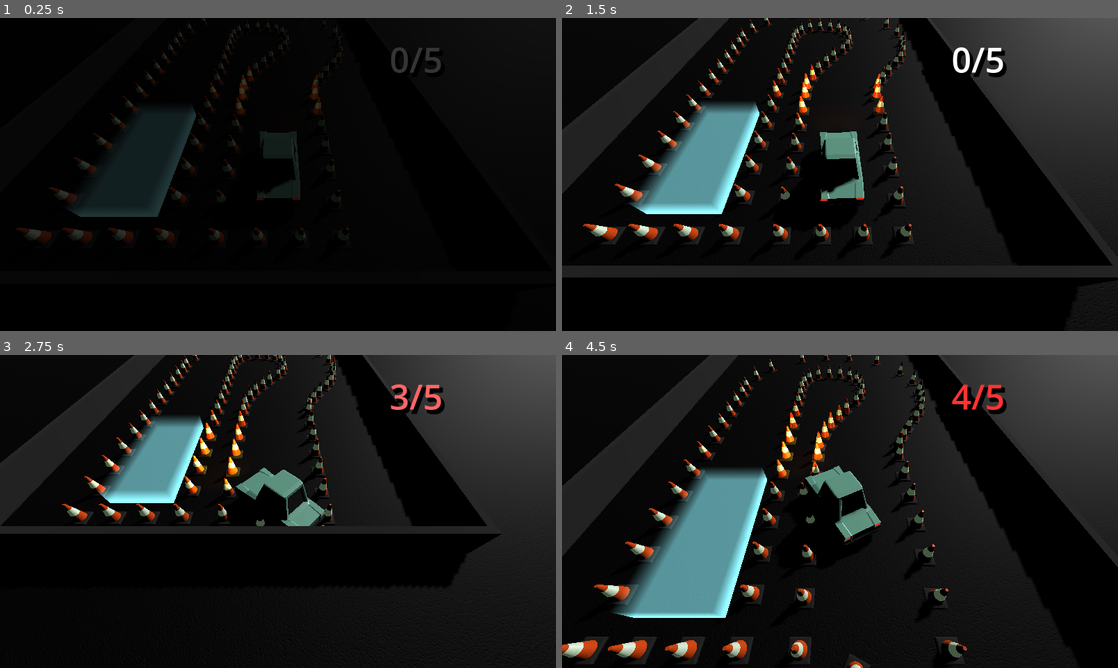
Above: before the commit, frames 1-4 (two rows, left to right).
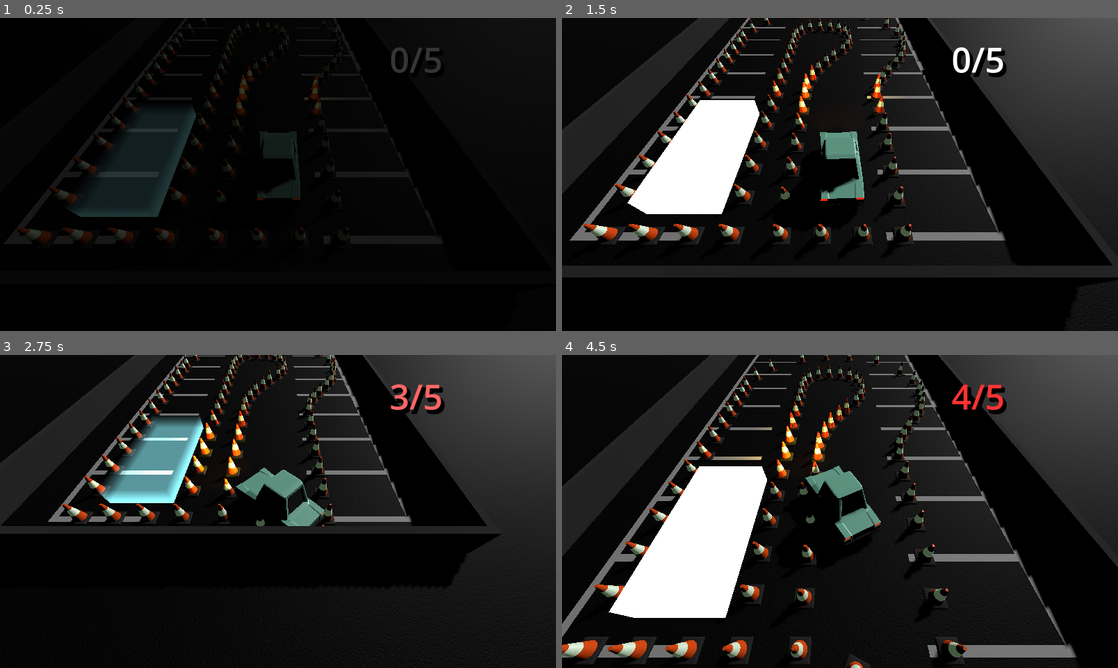
Above: after the commit, the same moments.

Repository: TomMurray/ValetV2
Game: Godot game, scene res://scenes/levels/test.tscn
The game is run twice, just before and just after one commit, with the same random seed, the same clock (stepped at 60 frames per second) and the same inputs.
Inputs:
- Up to frame 1 (0.25 s): no input
- Up to frame 2 (1.5 s): hold Right (steer_right) 0.53-1.28 s; tap Enter at 1.25 s; hold Down (brake_reverse) from 1.28 s (still down)
- Up to frame 3 (2.75 s): release Down (brake_reverse) at 2.03 s; hold Right (steer_right) from 2.03 s (still down)
- Up to frame 4 (4.5 s): release Right (steer_right) at 2.78 s; hold Up (accelerate) 2.78-3.53 s; hold Left (steer_left) from 3.53 s (still down)

The runs differ from the first frame. In frame 1, less than 0.1% of the frame differs, in the area x 54-62%, y 25-27%; in frame 2, 7.9%; in frame 3, 1.9%; in frame 4, 12%, in the area x 0-93%, y 0-97%.

Commit message:
Use the newly discovered instance uniform modifier for road paint shader - solves all my problems there

Diff:
--- a/scenes/levels/level1.tscn
+++ b/scenes/levels/level1.tscn
@@ -1,9 +1,24 @@
-[gd_scene load_steps=8 format=3 uid="uid://c1ss72v31rhec"]
+[gd_scene load_steps=12 format=3 uid="uid://c1ss72v31rhec"]
 
 [ext_resource type="Material" uid="uid://dewqjyhx6l3lt" path="res://assets/textures/tarmac.tres" id="1_2j7rx"]
 [ext_resource type="PackedScene" uid="uid://ba6xyqiidsic4" path="res://scenes/picocar.tscn" id="1_efre1"]
 [ext_resource type="Script" path="res://scripts/props/lookat_camera.gd" id="1_fev4h"]
 [ext_resource type="Script" path="res://scripts/follow.gd" id="1_tdgni"]
+[ext_resource type="PackedScene" uid="uid://bg30bqbscr1ox" path="res://scenes/road_paint_cuboid.tscn" id="5_82wqr"]
+
+[sub_resource type="ProceduralSkyMaterial" id="ProceduralSkyMaterial_odfnc"]
+sky_curve = 0.252269
+ground_bottom_color = Color(0.466667, 0.576471, 0.866667, 1)
+ground_curve = 0.101965
+
+[sub_resource type="Sky" id="Sky_oeblg"]
+sky_material = SubResource("ProceduralSkyMaterial_odfnc")
+
+[sub_resource type="Environment" id="Environment_h20ge"]
+background_mode = 2
+sky = SubResource("Sky_oeblg")
+volumetric_fog_enabled = true
+volumetric_fog_density = 0.0285
 
 [sub_resource type="BoxMesh" id="BoxMesh_65fdj"]
 material = ExtResource("1_2j7rx")
@@ -20,13 +35,16 @@
 
 [node name="Node3D" type="Node3D"]
 
+[node name="WorldEnvironment" type="WorldEnvironment" parent="."]
+environment = SubResource("Environment_h20ge")
+
 [node name="Node3D" type="Node3D" parent="." node_paths=PackedStringArray("target")]
 transform = Transform3D(1, 0, 0, 0, 1, 0, 0, 0, 1, 0, 0.5, 0)
 script = ExtResource("1_tdgni")
 target = NodePath("../picocar")
 
 [node name="Camera3D" type="Camera3D" parent="Node3D" node_paths=PackedStringArray("target")]
-transform = Transform3D(-1, 5.85065e-08, -6.49595e-08, 0, 0.74305, 0.669236, 8.74228e-08, 0.669236, -0.74305, 0, 3.31123, -3.67644)
+transform = Transform3D(0.822878, -0.204398, 0.530182, 0, 0.933061, 0.359718, -0.568218, -0.296004, 0.767795, 3.48465, 2.36427, 5.04638)
 script = ExtResource("1_fev4h")
 target = NodePath("../../picocar")
 
@@ -40,9 +58,55 @@
 [node name="ground" type="MeshInstance3D" parent="."]
 mesh = SubResource("PlaneMesh_2fxmj")
 
+[node name="lines" type="Node3D" parent="ground"]
+transform = Transform3D(1, 0, 0, 0, 1, 0, 0, 0, 1, -2.29237, 0.5, -4.23538)
+
+[node name="road_line" parent="ground/lines" instance=ExtResource("5_82wqr")]
+transform = Transform3D(-7.86805e-07, 0, 0.2, 0, 0.005, 0, -18, 0, -8.74228e-09, -4, 0, 7)
+skeleton = NodePath("../../..")
+
+[node name="road_line1" parent="ground/lines" instance=ExtResource("5_82wqr")]
+transform = Transform3D(3, 0, 0, 0, 0.005, 0, 0, 0, 0.2, -2.6, 0, 16)
+skeleton = NodePath("../../..")
+
+[node name="road_line2" parent="ground/lines" instance=ExtResource("5_82wqr")]
+transform = Transform3D(3, 0, 0, 0, 0.005, 0, 0, 0, 0.2, -2.6, 0, 14)
+skeleton = NodePath("../../..")
+
+[node name="road_line3" parent="ground/lines" instance=ExtResource("5_82wqr")]
+transform = Transform3D(3, 0, 0, 0, 0.005, 0, 0, 0, 0.2, -2.6, 0, 12)
+skeleton = NodePath("../../..")
+
+[node name="road_line4" parent="ground/lines" instance=ExtResource("5_82wqr")]
+transform = Transform3D(3, 0, 0, 0, 0.005, 0, 0, 0, 0.2, -2.6, 0, 10)
+skeleton = NodePath("../../..")
+
+[node name="road_line5" parent="ground/lines" instance=ExtResource("5_82wqr")]
+transform = Transform3D(3, 0, 0, 0, 0.005, 0, 0, 0, 0.2, -2.6, 0, 8)
+skeleton = NodePath("../../..")
+
+[node name="road_line6" parent="ground/lines" instance=ExtResource("5_82wqr")]
+transform = Transform3D(3, 0, 0, 0, 0.005, 0, 0, 0, 0.2, -2.6, 0, 6)
+skeleton = NodePath("../../..")
+
+[node name="road_line7" parent="ground/lines" instance=ExtResource("5_82wqr")]
+transform = Transform3D(3, 0, 0, 0, 0.005, 0, 0, 0, 0.2, -2.6, 0, 4)
+skeleton = NodePath("../../..")
+
+[node name="road_line8" parent="ground/lines" instance=ExtResource("5_82wqr")]
+transform = Transform3D(3, 0, 0, 0, 0.005, 0, 0, 0, 0.2, -2.6, 0, 2)
+skeleton = NodePath("../../..")
+
+[node name="road_line9" parent="ground/lines" instance=ExtResource("5_82wqr")]
+transform = Transform3D(3, 0, 0, 0, 0.005, 0, 0, 0, 0.2, -2.6, 0, 0)
+skeleton = NodePath("../../..")
+
+[node name="road_line10" parent="ground/lines" instance=ExtResource("5_82wqr")]
+transform = Transform3D(3, 0, 0, 0, 0.005, 0, 0, 0, 0.2, -2.6, 0, -2)
+skeleton = NodePath("../../..")
+
 [node name="DirectionalLight3D" type="DirectionalLight3D" parent="."]
 transform = Transform3D(0.707107, 0.5, -0.5, 0, 0.707107, 0.707107, 0.707107, -0.5, 0.5, -7, 6.85145, 6.04361)
-light_indirect_energy = 2.388
+light_energy = 0.0
+light_volumetric_fog_energy = 2.469
 light_angular_distance = 22.5
-
-[node name="WorldEnvironment" type="WorldEnvironment" parent="."]
--- a/scenes/levels/test.tscn
+++ b/scenes/levels/test.tscn
@@ -10,7 +10,6 @@
 [ext_resource type="Script" path="res://scripts/props/lookat_camera.gd" id="8_gofos"]
 [ext_resource type="Material" uid="uid://dewqjyhx6l3lt" path="res://assets/textures/tarmac.tres" id="9_7sovt"]
 [ext_resource type="PackedScene" uid="uid://bg30bqbscr1ox" path="res://scenes/road_paint_cuboid.tscn" id="9_27sdn"]
-[ext_resource type="Shader" path="res://shaders/road_paint.gdshader" id="10_0tt7n"]
 [ext_resource type="PackedScene" uid="uid://dlcl4g8eeahy7" path="res://scenes/props/traffic_cone.tscn" id="11_d05dk"]
 [ext_resource type="PackedScene" uid="uid://btsndqkxonpfh" path="res://scenes/props/parking_area.tscn" id="12_eqakc"]
 [ext_resource type="Script" path="res://scripts/level/level_logic.gd" id="13_8lu1j"]
@@ -39,116 +38,6 @@
 [sub_resource type="PlaneMesh" id="PlaneMesh_xwcf5"]
 material = ExtResource("9_7sovt")
 size = Vector2(50, 50)
-
-[sub_resource type="ShaderMaterial" id="ShaderMaterial_bi4mt"]
-render_priority = 0
-shader = ExtResource("10_0tt7n")
-shader_parameter/transform = null
-
-[sub_resource type="ShaderMaterial" id="ShaderMaterial_l1go1"]
-render_priority = 0
-shader = ExtResource("10_0tt7n")
-shader_parameter/transform = null
-
-[sub_resource type="ShaderMaterial" id="ShaderMaterial_14y6f"]
-render_priority = 0
-shader = ExtResource("10_0tt7n")
-shader_parameter/transform = null
-
-[sub_resource type="ShaderMaterial" id="ShaderMaterial_u0kbm"]
-render_priority = 0
-shader = ExtResource("10_0tt7n")
-shader_parameter/transform = null
-
-[sub_resource type="ShaderMaterial" id="ShaderMaterial_xjpmm"]
-render_priority = 0
-shader = ExtResource("10_0tt7n")
-shader_parameter/transform = null
-
-[sub_resource type="ShaderMaterial" id="ShaderMaterial_6wr0b"]
-render_priority = 0
-shader = ExtResource("10_0tt7n")
-shader_parameter/transform = null
-
-[sub_resource type="ShaderMaterial" id="ShaderMaterial_873g0"]
-render_priority = 0
-shader = ExtResource("10_0tt7n")
-shader_parameter/transform = null
-
-[sub_resource type="ShaderMaterial" id="ShaderMaterial_ron4n"]
-render_priority = 0
-shader = ExtResource("10_0tt7n")
-shader_parameter/transform = null
-
-[sub_resource type="ShaderMaterial" id="ShaderMaterial_lwfsd"]
-render_priority = 0
-shader = ExtResource("10_0tt7n")
-shader_parameter/transform = null
-
-[sub_resource type="ShaderMaterial" id="ShaderMaterial_qf6ju"]
-render_priority = 0
-shader = ExtResource("10_0tt7n")
-shader_parameter/transform = null
-
-[sub_resource type="ShaderMaterial" id="ShaderMaterial_vbklc"]
-render_priority = 0
-shader = ExtResource("10_0tt7n")
-shader_parameter/transform = null
-
-[sub_resource type="ShaderMaterial" id="ShaderMaterial_maky3"]
-render_priority = 0
-shader = ExtResource("10_0tt7n")
-shader_parameter/transform = null
-
-[sub_resource type="ShaderMaterial" id="ShaderMaterial_i5ox4"]
-render_priority = 0
-shader = ExtResource("10_0tt7n")
-shader_parameter/transform = null
-
-[sub_resource type="ShaderMaterial" id="ShaderMaterial_4bdkt"]
-render_priority = 0
-shader = ExtResource("10_0tt7n")
-shader_parameter/transform = null
-
-[sub_resource type="ShaderMaterial" id="ShaderMaterial_ove1n"]
-render_priority = 0
-shader = ExtResource("10_0tt7n")
-shader_parameter/transform = null
-
-[sub_resource type="ShaderMaterial" id="ShaderMaterial_842e2"]
-render_priority = 0
-shader = ExtResource("10_0tt7n")
-shader_parameter/transform = null
-
-[sub_resource type="ShaderMaterial" id="ShaderMaterial_27pye"]
-render_priority = 0
-shader = ExtResource("10_0tt7n")
-shader_parameter/transform = null
-
-[sub_resource type="ShaderMaterial" id="ShaderMaterial_mpn51"]
-render_priority = 0
-shader = ExtResource("10_0tt7n")
-shader_parameter/transform = null
-
-[sub_resource type="ShaderMaterial" id="ShaderMaterial_0dg7r"]
-render_priority = 0
-shader = ExtResource("10_0tt7n")
-shader_parameter/transform = null
-
-[sub_resource type="ShaderMaterial" id="ShaderMaterial_a7402"]
-render_priority = 0
-shader = ExtResource("10_0tt7n")
-shader_parameter/transform = null
-
-[sub_resource type="ShaderMaterial" id="ShaderMaterial_wlehu"]
-render_priority = 0
-shader = ExtResource("10_0tt7n")
-shader_parameter/transform = null
-
-[sub_resource type="ShaderMaterial" id="ShaderMaterial_gi44y"]
-render_priority = 0
-shader = ExtResource("10_0tt7n")
-shader_parameter/transform = null
 
 [sub_resource type="BoxShape3D" id="BoxShape3D_2i2m5"]
 size = Vector3(0.2, 1, 20)
@@ -278,112 +167,90 @@
 [node name="road_line" parent="ground/road_lines" instance=ExtResource("9_27sdn")]
 transform = Transform3D(-7.86805e-07, 0, 0.2, 0, 0.005, 0, -18, 0, -8.74228e-09, -4, 0, 7)
 skeleton = NodePath("../../..")
-surface_material_override/0 = SubResource("ShaderMaterial_bi4mt")
 
 [node name="road_line1" parent="ground/road_lines" instance=ExtResource("9_27sdn")]
 transform = Transform3D(3, 0, 0, 0, 0.005, 0, 0, 0, 0.2, -2.6, 0, 16)
 skeleton = NodePath("../../..")
-surface_material_override/0 = SubResource("ShaderMaterial_l1go1")
 
 [node name="road_line2" parent="ground/road_lines" instance=ExtResource("9_27sdn")]
 transform = Transform3D(3, 0, 0, 0, 0.005, 0, 0, 0, 0.2, -2.6, 0, 14)
 skeleton = NodePath("../../..")
-surface_material_override/0 = SubResource("ShaderMaterial_14y6f")
 
 [node name="road_line3" parent="ground/road_lines" instance=ExtResource("9_27sdn")]
 transform = Transform3D(3, 0, 0, 0, 0.005, 0, 0, 0, 0.2, -2.6, 0, 12)
 skeleton = NodePath("../../..")
-surface_material_override/0 = SubResource("ShaderMaterial_u0kbm")
 
 [node name="road_line4" parent="ground/road_lines" instance=ExtResource("9_27sdn")]
 transform = Transform3D(3, 0, 0, 0, 0.005, 0, 0, 0, 0.2, -2.6, 0, 10)
 skeleton = NodePath("../../..")
-surface_material_override/0 = SubResource("ShaderMaterial_xjpmm")
 
 [node name="road_line5" parent="ground/road_lines" instance=ExtResource("9_27sdn")]
 transform = Transform3D(3, 0, 0, 0, 0.005, 0, 0, 0, 0.2, -2.6, 0, 8)
 skeleton = NodePath("../../..")
-surface_material_override/0 = SubResource("ShaderMaterial_6wr0b")
 
 [node name="road_line6" parent="ground/road_lines" instance=ExtResource("9_27sdn")]
 transform = Transform3D(3, 0, 0, 0, 0.005, 0, 0, 0, 0.2, -2.6, 0, 6)
 skeleton = NodePath("../../..")
-surface_material_override/0 = SubResource("ShaderMaterial_873g0")
 
 [node name="road_line7" parent="ground/road_lines" instance=ExtResource("9_27sdn")]
 transform = Transform3D(3, 0, 0, 0, 0.005, 0, 0, 0, 0.2, -2.6, 0, 4)
 skeleton = NodePath("../../..")
-surface_material_override/0 = SubResource("ShaderMaterial_ron4n")
 
 [node name="road_line8" parent="ground/road_lines" instance=ExtResource("9_27sdn")]
 transform = Transform3D(3, 0, 0, 0, 0.005, 0, 0, 0, 0.2, -2.6, 0, 2)
 skeleton = NodePath("../../..")
-surface_material_override/0 = SubResource("ShaderMaterial_lwfsd")
 
 [node name="road_line9" parent="ground/road_lines" instance=ExtResource("9_27sdn")]
 transform = Transform3D(3, 0, 0, 0, 0.005, 0, 0, 0, 0.2, -2.6, 0, 0)
 skeleton = NodePath("../../..")
-surface_material_override/0 = SubResource("ShaderMaterial_qf6ju")
 
 [node name="road_line10" parent="ground/road_lines" instance=ExtResource("9_27sdn")]
 transform = Transform3D(3, 0, 0, 0, 0.005, 0, 0, 0, 0.2, -2.6, 0, -2)
 skeleton = NodePath("../../..")
-surface_material_override/0 = SubResource("ShaderMaterial_vbklc")
 
 [node name="road_line11" parent="ground/road_lines" instance=ExtResource("9_27sdn")]
 transform = Transform3D(1.35896e-06, 0, -0.2, 0, 0.005, 0, 18, 0, 1.50996e-08, 6.54545, 0, 7)
 skeleton = NodePath("../../..")
-surface_material_override/0 = SubResource("ShaderMaterial_maky3")
 
 [node name="road_line12" parent="ground/road_lines" instance=ExtResource("9_27sdn")]
 transform = Transform3D(-3, 0, -3.01992e-08, 0, 0.005, 0, 4.52987e-07, 0, -0.2, 5.14545, 0, -2)
 skeleton = NodePath("../../..")
-surface_material_override/0 = SubResource("ShaderMaterial_i5ox4")
 
 [node name="road_line13" parent="ground/road_lines" instance=ExtResource("9_27sdn")]
 transform = Transform3D(-3, 0, -3.01992e-08, 0, 0.005, 0, 4.52987e-07, 0, -0.2, 5.14545, 0, 0)
 skeleton = NodePath("../../..")
-surface_material_override/0 = SubResource("ShaderMaterial_4bdkt")
 
 [node name="road_line14" parent="ground/road_lines" instance=ExtResource("9_27sdn")]
 transform = Transform3D(-3, 0, -3.01992e-08, 0, 0.005, 0, 4.52987e-07, 0, -0.2, 5.14545, 0, 2)
 skeleton = NodePath("../../..")
-surface_material_override/0 = SubResource("ShaderMaterial_ove1n")
 
 [node name="road_line15" parent="ground/road_lines" instance=ExtResource("9_27sdn")]
 transform = Transform3D(-3, 0, -3.01992e-08, 0, 0.005, 0, 4.52987e-07, 0, -0.2, 5.14545, 0, 4)
 skeleton = NodePath("../../..")
-surface_material_override/0 = SubResource("ShaderMaterial_842e2")
 
 [node name="road_line16" parent="ground/road_lines" instance=ExtResource("9_27sdn")]
 transform = Transform3D(-3, 0, -3.01992e-08, 0, 0.005, 0, 4.52987e-07, 0, -0.2, 5.14545, 0, 6)
 skeleton = NodePath("../../..")
-surface_material_override/0 = SubResource("ShaderMaterial_27pye")
 
 [node name="road_line17" parent="ground/road_lines" instance=ExtResource("9_27sdn")]
 transform = Transform3D(-3, 0, -3.01992e-08, 0, 0.005, 0, 4.52987e-07, 0, -0.2, 5.14545, 0, 8)
 skeleton = NodePath("../../..")
-surface_material_override/0 = SubResource("ShaderMaterial_mpn51")
 
 [node name="road_line18" parent="ground/road_lines" instance=ExtResource("9_27sdn")]
 transform = Transform3D(-3, 0, -3.01992e-08, 0, 0.005, 0, 4.52987e-07, 0, -0.2, 5.14546, 0, 10)
 skeleton = NodePath("../../..")
-surface_material_override/0 = SubResource("ShaderMaterial_0dg7r")
 
 [node name="road_line19" parent="ground/road_lines" instance=ExtResource("9_27sdn")]
 transform = Transform3D(-3, 0, -3.01992e-08, 0, 0.005, 0, 4.52987e-07, 0, -0.2, 5.14546, 0, 12)
 skeleton = NodePath("../../..")
-surface_material_override/0 = SubResource("ShaderMaterial_a7402")
 
 [node name="road_line20" parent="ground/road_lines" instance=ExtResource("9_27sdn")]
 transform = Transform3D(-3, 0, -3.01992e-08, 0, 0.005, 0, 4.52987e-07, 0, -0.2, 5.14546, 0, 14)
 skeleton = NodePath("../../..")
-surface_material_override/0 = SubResource("ShaderMaterial_wlehu")
 
 [node name="road_line21" parent="ground/road_lines" instance=ExtResource("9_27sdn")]
 transform = Transform3D(-3, 0, -3.01992e-08, 0, 0.005, 0, 4.52987e-07, 0, -0.2, 5.14546, 0, 16)
 skeleton = NodePath("../../..")
-surface_material_override/0 = SubResource("ShaderMaterial_gi44y")
 
 [node name="walls" type="StaticBody3D" parent="."]
 collision_layer = 4
--- a/scenes/road_paint_cuboid.tscn
+++ b/scenes/road_paint_cuboid.tscn
@@ -6,19 +6,11 @@
 [sub_resource type="ShaderMaterial" id="ShaderMaterial_hbbfw"]
 render_priority = 0
 shader = ExtResource("1_1rjbg")
-shader_parameter/transform = null
 
 [sub_resource type="BoxMesh" id="BoxMesh_40lpp"]
 material = SubResource("ShaderMaterial_hbbfw")
 
-[sub_resource type="ShaderMaterial" id="ShaderMaterial_1d2c2"]
-resource_local_to_scene = true
-render_priority = 0
-shader = ExtResource("1_1rjbg")
-shader_parameter/transform = null
-
 [node name="MeshInstance3D" type="MeshInstance3D"]
 mesh = SubResource("BoxMesh_40lpp")
 skeleton = NodePath("../..")
-surface_material_override/0 = SubResource("ShaderMaterial_1d2c2")
 script = ExtResource("2_p0mps")
--- a/scripts/road_paint_cuboid.gd
+++ b/scripts/road_paint_cuboid.gd
@@ -1,15 +1,8 @@
 @tool
 extends MeshInstance3D
 
-# Called when the node enters the scene tree for the first time.
-func _ready():
-	if get_surface_override_material_count() == 0:
-		# Duplicate the material on load - we want to uniquely pass on the uniforms
-		set_surface_override_material(0, mesh.surface_get_material(0).duplicate())
-
-# Called every frame. 'delta' is the elapsed time since the previous frame.
 func _process(delta):
 	# Sync shader parameters with the node
-	var material = get_surface_override_material(0) as ShaderMaterial
+	var material = mesh.surface_get_material(0) as ShaderMaterial
 	if material:
 		material.set_shader_parameter("transform", global_transform)
--- a/shaders/road_paint.gdshader
+++ b/shaders/road_paint.gdshader
@@ -4,7 +4,7 @@
 uniform sampler2D depth_texture : hint_depth_texture;
 
 // We can use the transform here to
-uniform mat4 transform;
+instance uniform mat4 transform;
 
 varying mat4 CAMERA;
 
--- a/shaders/tarmac.tres
+++ b/shaders/tarmac.tres
@@ -78,7 +78,6 @@
 
 }
 "
-graph_offset = Vector2(29.2, 7)
 nodes/fragment/2/node = SubResource("VisualShaderNodeColorConstant_cplb4")
 nodes/fragment/2/position = Vector2(-520, 0)
 nodes/fragment/3/node = SubResource("VisualShaderNodeTexture_xdd8y")
Not shown: 1 places in scenes/levels/test.tscn that only renumber resources
Not shown: 1 places in scenes/road_paint_cuboid.tscn that only renumber resources
